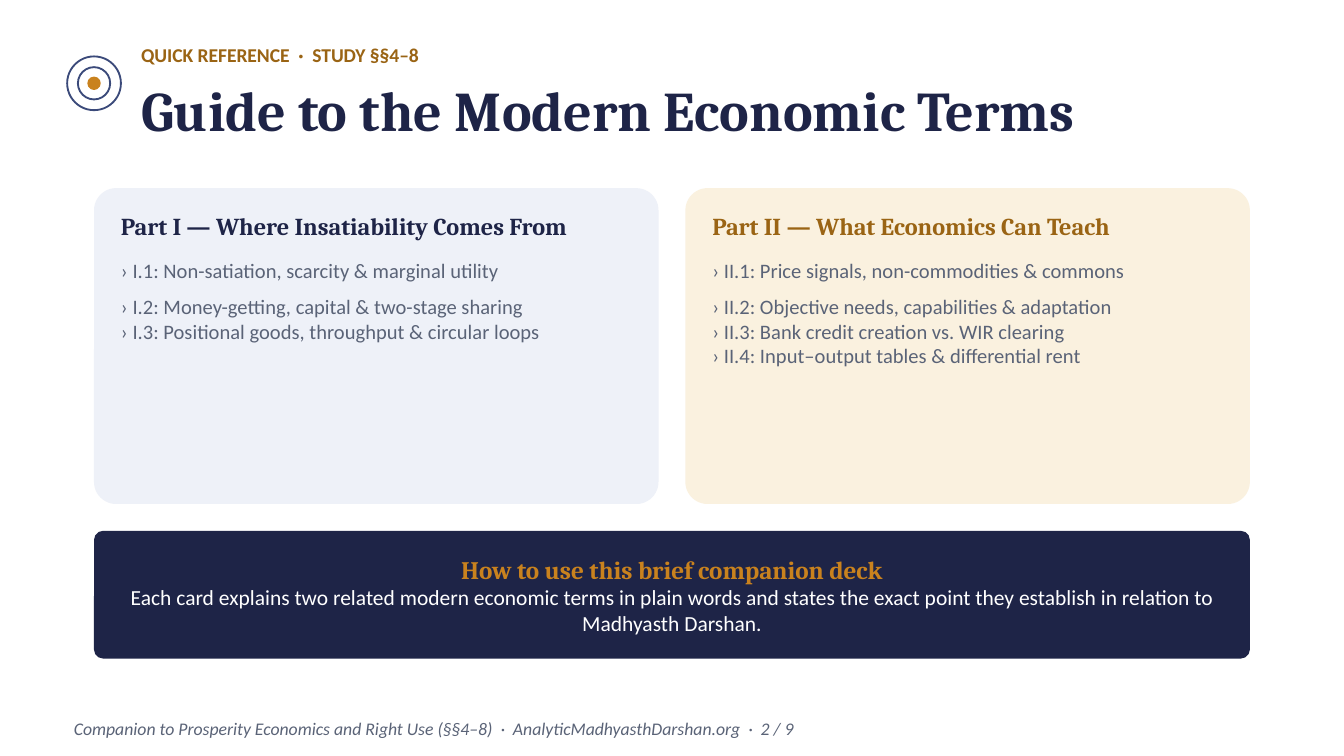
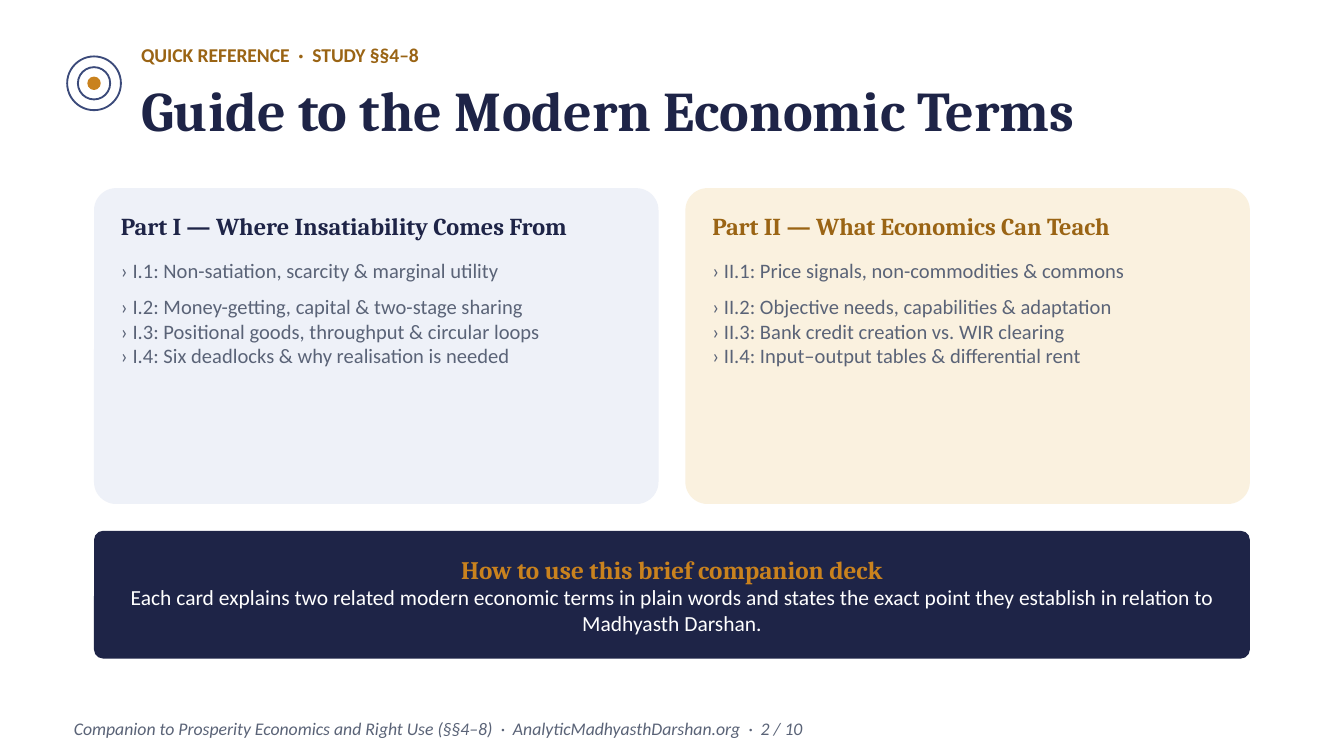
Before and after one commit to raghavamohan/AnalyticMadhyasthDarshan, a slide deck: slide 2 of Studies/Prosperity-Economics-And-Right-Use/Modern-Economic-Concepts-For-Madhyasth-Darshan-Readers.pptx. Drawn at 1344x756 pixels with LibreOffice and Linux fonts; fonts in the diff are those of the drawing. Boxes give left, top, right and bottom in pixels: in the first picture for what was removed or moved away, otherwise in the second. Text is boxed around its words. In the diff, an @@ line names an element or a change of style, - is before the commit and + after.

Commit message:
Add dedicated slides on the 6 deadlocks of current economics and why realisation is needed

```diff
--- a/Studies/Prosperity-Economics-And-Right-Use/Modern-Economic-Concepts-For-Madhyasth-Darshan-Readers.pptx
+++ b/Studies/Prosperity-Economics-And-Right-Use/Modern-Economic-Concepts-For-Madhyasth-Darshan-Readers.pptx
@@ text at (x1=133, y1=349, x2=509, y2=367): paragraph added @@
+› I.4: Six deadlocks & why realisation is needed
@@ text at (x1=74, y1=722, x2=803, y2=738): text changed @@
-Companion to Prosperity Economics and Right Use (§§4–8) · AnalyticMadhyasthDarshan.org · 2 / 9
+Companion to Prosperity Economics and Right Use (§§4–8) · AnalyticMadhyasthDarshan.org · 2 / 10
```
Also in this commit, not shown: 8 other slides changed, 1 slide added, 2 other files.
